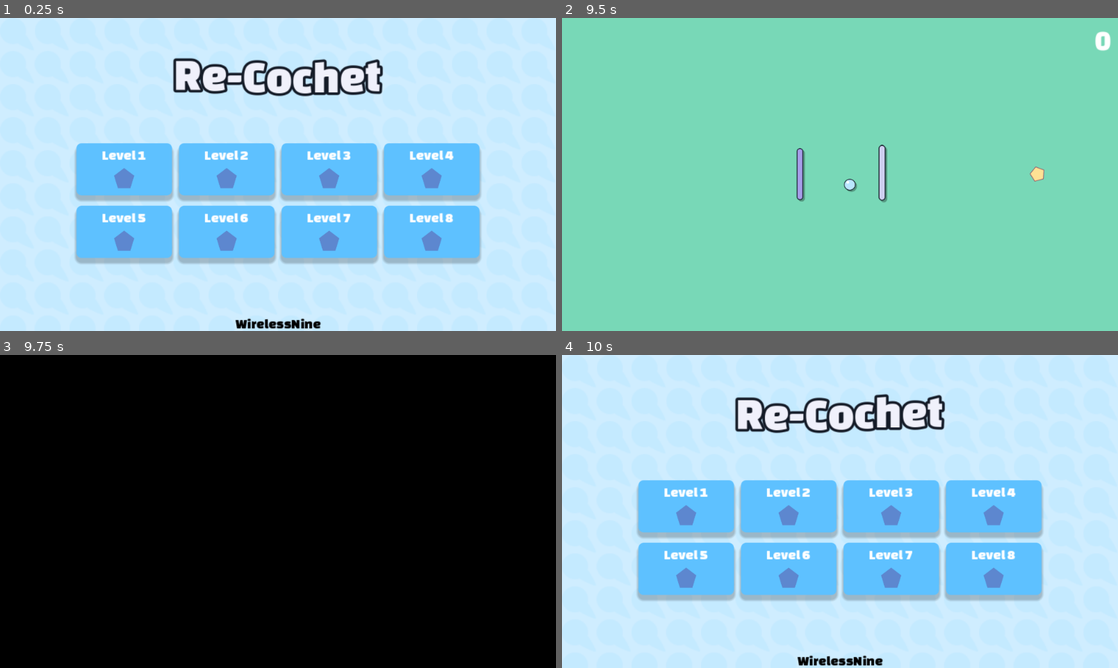
Above: before the commit, frames 1-4 (two rows, left to right).
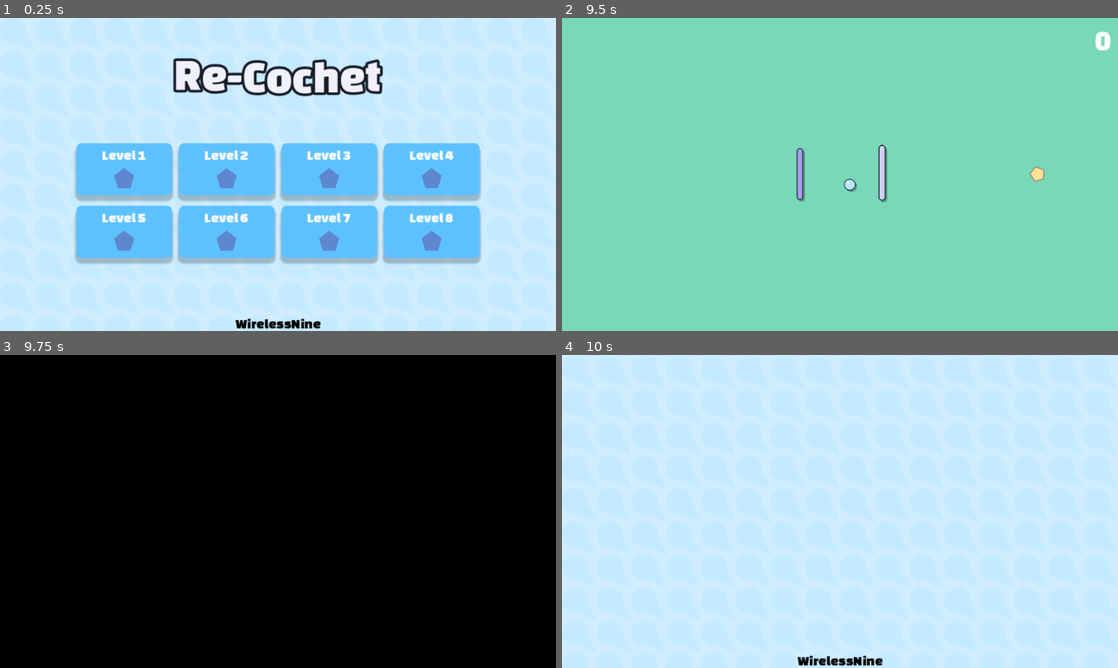
Above: after the commit, the same moments.

Repository: WirelessNine/Re-Cochet
Game: Godot game, scene res://scenes/main/main.tscn
Same seed, same stepped clock (60 frames per second), same inputs: the game is played once before the commit and once after it.
Inputs (mouse positions are in pixels of both pictures, inside the frame that each line leads up to):
- Up to frame 1 (0.25 s): no input
- Up to frame 2 (9.5 s): click (684, 168) at 0.5 s; tap Enter (ui_accept) at 1.25, 1.52, 2, 3.5, 4.25, 4.52, 5, 7.25, 8.27 s; move the mouse to (962, 158) at 1.27 s; tap I at 1.35, 2.85, 4.35, 5.85, 8.1 s; click (962, 158) at 1.42 s; drag from (728, 190) to (840, 174) at 2.02 s; move the mouse to (895, 105) at 2.77 s; drag from (812, 237) to (673, 127) at 3.52 s; move the mouse to (1006, 221) at 4.27 s; hold A 4.28-5 s; drag from (673, 127) to (1040, 174) at 5.02 s; move the mouse to (867, 174) at 5.77 s; hold Escape (back) 5.78-6.5 s; click (867, 174) at 5.92 s; click (684, 168) at 6.5 s; drag from (756, 96) to (728, 190) at 7.27 s; move the mouse to (962, 158) at 8.02 s; drag from (728, 190) to (840, 174) at 8.77 s
- Up to frame 3 (9.75 s): move the mouse to (333, 442) at 9.52 s; hold Escape (back) from 9.53 s (still down); tap I at 9.6 s
- Up to frame 4 (10 s): keep holding Escape (back)

Frames 1-3 are identical in both runs. In frame 4, 29% of the frame differs, in the area x 13-87%, y 12-79%.

Commit message:
Make player shatter

Diff:
--- /dev/null
+++ b/resources/particles/shatter_particles.tres
@@ -0,0 +1,32 @@
+[gd_resource type="ParticleProcessMaterial" format=3 uid="uid://duhvkg2oym0pm"]
+
+[sub_resource type="Curve" id="Curve_ewadd"]
+_data = [Vector2(0, 1), 0.0, 0.0, 0, 0, Vector2(0.48344374, 0.55056185), -3.817415, -3.817415, 0, 0, Vector2(1, 0), 0.0, 0.0, 0, 0]
+point_count = 3
+
+[sub_resource type="CurveTexture" id="CurveTexture_syx3y"]
+curve = SubResource("Curve_ewadd")
+
+[sub_resource type="Curve" id="Curve_thoay"]
+_data = [Vector2(0, 1), 0.0, 0.0, 0, 0, Vector2(0.52980137, 0.516854), -2.0108194, -2.0108194, 0, 0, Vector2(1, 0), 0.0, 0.0, 0, 0]
+point_count = 3
+
+[sub_resource type="CurveTexture" id="CurveTexture_as85p"]
+curve = SubResource("Curve_thoay")
+
+[resource]
+particle_flag_disable_z = true
+emission_shape = 1
+emission_sphere_radius = 12.0
+angular_velocity_min = 76.18998
+angular_velocity_max = 327.61996
+radial_velocity_min = 63.489975
+radial_velocity_max = 95.239975
+gravity = Vector3(0, 50, 0)
+scale_min = 8.0
+scale_max = 16.0
+scale_curve = SubResource("CurveTexture_as85p")
+color = Color(0.7294118, 0.9019608, 1, 1)
+alpha_curve = SubResource("CurveTexture_syx3y")
+hue_variation_min = -0.010000022
+hue_variation_max = 0.009999977
--- a/scenes/main/main.gd
+++ b/scenes/main/main.gd
@@ -22,6 +22,7 @@
 	MenuManager.set_transition(fade, TRANSITION_FADE)
 
 	Globals.level_selected.connect(_on_level_selected)
+	Globals.level_failed.connect(_on_level_failed)
 	Globals.current_hits_changed.connect(
 		func(new_value: int) -> void:
 			current_hits_label.text = str(new_value),
@@ -109,6 +110,14 @@
 	MenuManager.play_transition(false)
 
 
+func _on_level_failed() -> void:
+	current_level.kill_player()
+
+	await get_tree().create_timer(0.2).timeout
+
+	restart_level()
+
+
 func _on_level_selected(level: PackedScene) -> void:
 	MenuManager.play_transition(true)
 
--- a/scenes/player/ball.gd
+++ b/scenes/player/ball.gd
@@ -27,6 +27,7 @@
 @onready var drag_preview: Line2D = %DragPreview
 @onready var sprite: Sprite2D = %Sprite
 @onready var hit_effect: Sprite2D = %HitEffect
+@onready var particles: GPUParticles2D = %Particles
 
 
 func _ready() -> void:
@@ -37,6 +38,8 @@
 	drag_preview.clear_points()
 	drag_preview.add_point(Vector2.ZERO)
 	drag_preview.add_point(Vector2.ZERO)
+
+	drag_disabled = false
 
 
 func _physics_process(_delta: float) -> void:
--- a/scenes/player/ball.tscn
+++ b/scenes/player/ball.tscn
@@ -4,6 +4,7 @@
 [ext_resource type="Material" uid="uid://bipoqgphw5eb0" path="res://resources/materials/drop_shadow_material.tres" id="2_8x03u"]
 [ext_resource type="Texture2D" uid="uid://ex4hwa0lil6h" path="res://resources/textures/player/player.tres" id="2_cladr"]
 [ext_resource type="Texture2D" uid="uid://dopyqpbwisn6x" path="res://resources/textures/player/player_hit.tres" id="4_cladr"]
+[ext_resource type="Material" uid="uid://duhvkg2oym0pm" path="res://resources/particles/shatter_particles.tres" id="5_gw4ti"]
 
 [sub_resource type="CircleShape2D" id="CircleShape2D_as85p"]
 radius = 14.0
@@ -57,5 +58,14 @@
 
 [node name="CollisionShape2D" type="CollisionShape2D" parent="Area" unique_id=2069850441]
 shape = SubResource("CircleShape2D_syx3y")
+debug_color = Color(0, 0.5950001, 0.7, 0)
+
+[node name="Particles" type="GPUParticles2D" parent="." unique_id=387967413]
+unique_name_in_owner = true
+emitting = false
+amount = 32
+one_shot = true
+explosiveness = 1.0
+process_material = ExtResource("5_gw4ti")
 
 [connection signal="body_entered" from="Area" to="." method="_on_area_body_entered"]
--- a/scripts/globals.gd
+++ b/scripts/globals.gd
@@ -1,7 +1,9 @@
 extends Node
 
 signal level_selected(level: PackedScene)
+signal level_failed
 signal level_completed
+
 signal pentagon_collected
 signal current_hits_changed(new_value: int)
 
--- a/scripts/level_2d.gd
+++ b/scripts/level_2d.gd
@@ -27,10 +27,19 @@
 	Globals.level_completed.disconnect(_on_level_complete)
 
 
+func kill_player() -> void:
+	ball.movement_disabled = true
+	ball.particles.emitting = true
+	ball.sprite.hide()
+
+
 func _on_obstacle_hit() -> void:
 	Globals.shake_camera_requested.emit((15.0))
 
 	current_hits -= 1
+
+	if current_hits < 0:
+		Globals.level_failed.emit()
 
 	Globals.current_hits_changed.emit(clamp(current_hits, 0, 99))
 
Not shown, changed: kanban_tasks_data.kanban
